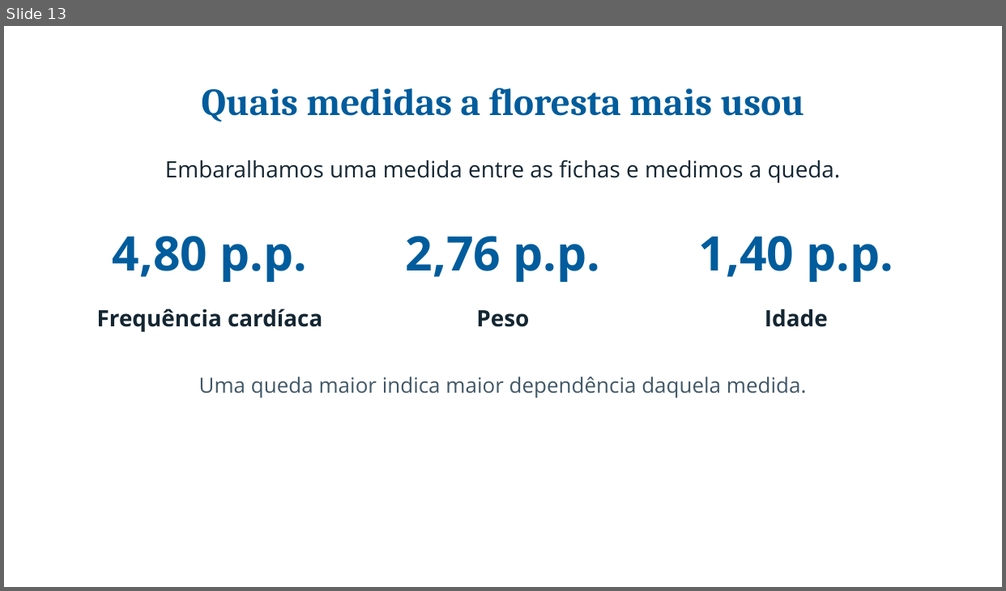
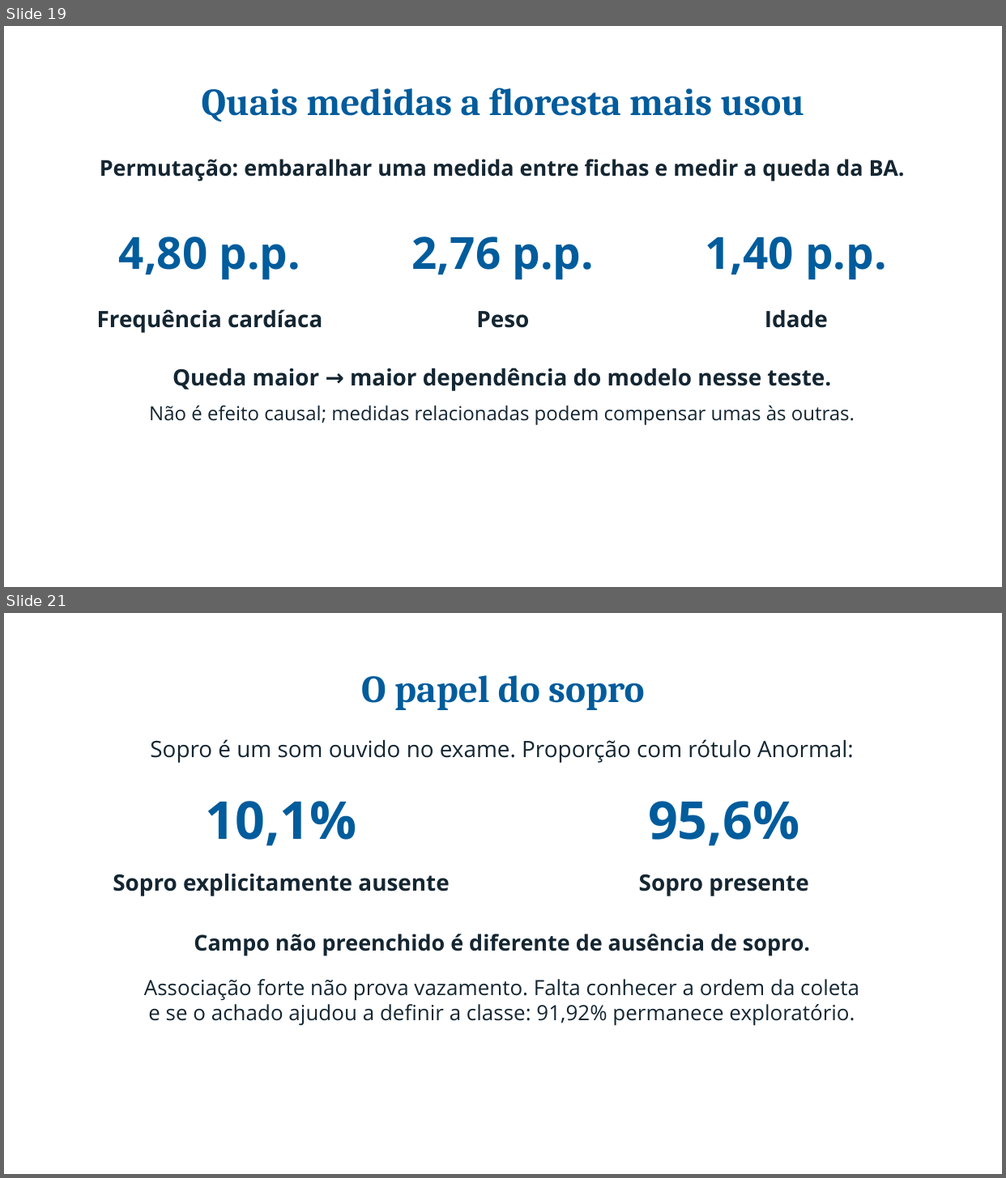
Before and after one commit to pedroafm06/Data-Mining, a slide deck: presentation/a2_inf/output/Apresentacao_A2_INF.pptx. Shown one above the other, each under a label of ours: slide 13 before the commit, slides 19 and 21 after it; the slides between them are not shown. The pictures are 1006x591 and 1006x1178 pixels, drawn with LibreOffice and Linux fonts; fonts in the diff are those of the drawing; background and template pictures are left out. Boxes give left, top, right and bottom in pixels: in the first picture for what was removed or moved away, otherwise in the second. Text is boxed around its words. In the diff, an @@ line names an element or a change of style, - is before the commit and + after.

Commit message:
Amplia apresentação da A2 e explicita justificativas no artigo IEEE

```diff
--- a/presentation/a2_inf/output/Apresentacao_A2_INF.pptx
+++ b/presentation/a2_inf/output/Apresentacao_A2_INF.pptx
@@ slide 21 added at bbox=[4, 613, 1002, 1174], background picture (left out) @@
@@ text added at bbox=[361, 675, 645, 710], 36.8 pt, text #005C9C, bold @@
+O papel do sopro
@@ text added at bbox=[150, 739, 854, 763], 21.8 pt, text #142632 @@
+Sopro é um som ouvido no exame. Proporção com rótulo Anormal:
@@ text added at bbox=[205, 801, 356, 846], 50.2 pt, text #005C9C, bold @@
+10,1%
@@ text added at bbox=[648, 801, 799, 846], 50.2 pt, text #005C9C, bold @@
+95,6%
@@ text added at bbox=[113, 873, 449, 897], 21.8 pt, text #142632, bold @@
+Sopro explicitamente ausente
@@ text added at bbox=[639, 875, 808, 897], 21.8 pt, text #142632, bold @@
+Sopro presente
@@ text added at bbox=[194, 934, 810, 956], 21 pt, text #142632, bold @@
+Campo não preenchido é diferente de ausência de sopro.
@@ text added at bbox=[144, 979, 859, 1026], 20.2 pt, text #142632 @@
+Associação forte não prova vazamento. Falta conhecer a ordem da coleta
+e se o achado ajudou a definir a classe: 91,92% permanece exploratório.
@@ text added at bbox=[37, 1127, 185, 1155], 15.8 pt, text #FFFFFF, italic @@
+21 / 22
@@ what was slide 13 is now slide 19 @@
@@ slide 19 changed as well @@
@@ text at bbox=[100, 159, 905, 182]: text changed; size 21.8 to 21 pt; bold on @@
-Embaralhamos uma medida entre as fichas e medimos a queda.
+Permutação: embaralhar uma medida entre fichas e medir a queda da BA.
@@ size 45.8 to 42.8 pt in 3 elements at bbox=[119, 237, 300, 280], bbox=[412, 237, 593, 280], bbox=[705, 237, 886, 280] @@
@@ text at bbox=[172, 368, 831, 391]: text changed; size 20.2 to 21.8 pt; text colour #415766 to #142632; bold on @@
-Uma queda maior indica maior dependência daquela medida.
+Queda maior → maior dependência do modelo nesse teste.
@@ text added at bbox=[149, 405, 854, 425], 18.8 pt, text #142632 @@
+Não é efeito causal; medidas relacionadas podem compensar umas às outras.
```
Also in this commit, not shown: 4 other slides changed, 16 other slides added, 11 slides removed, 11 other files.
